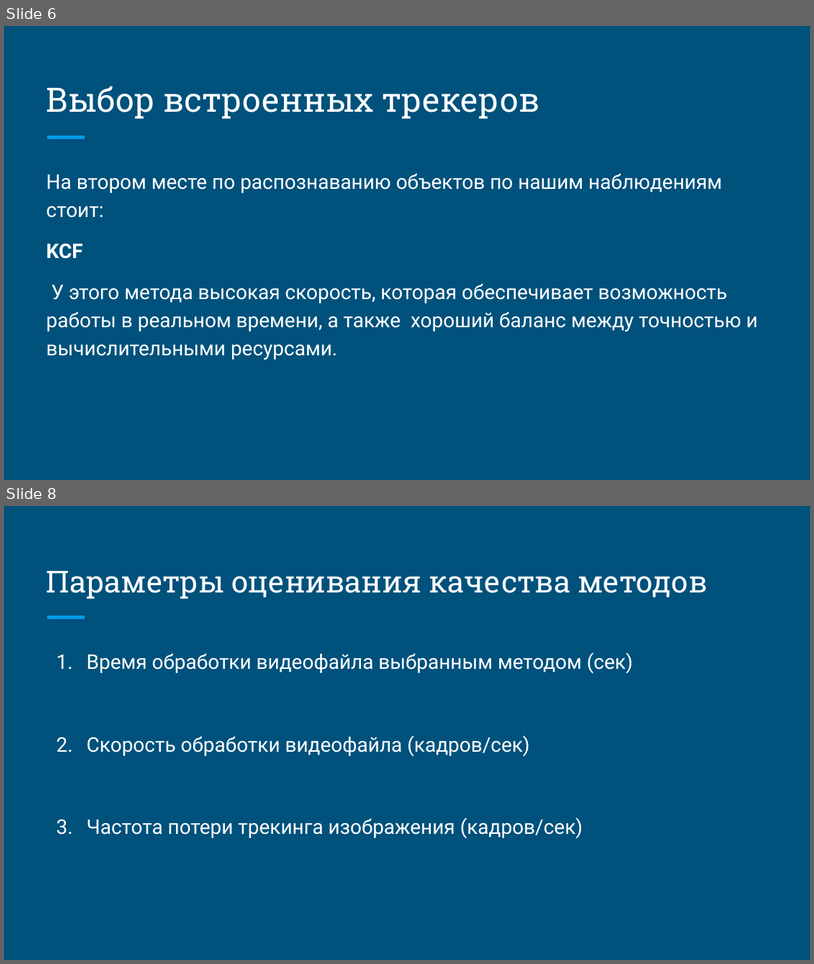
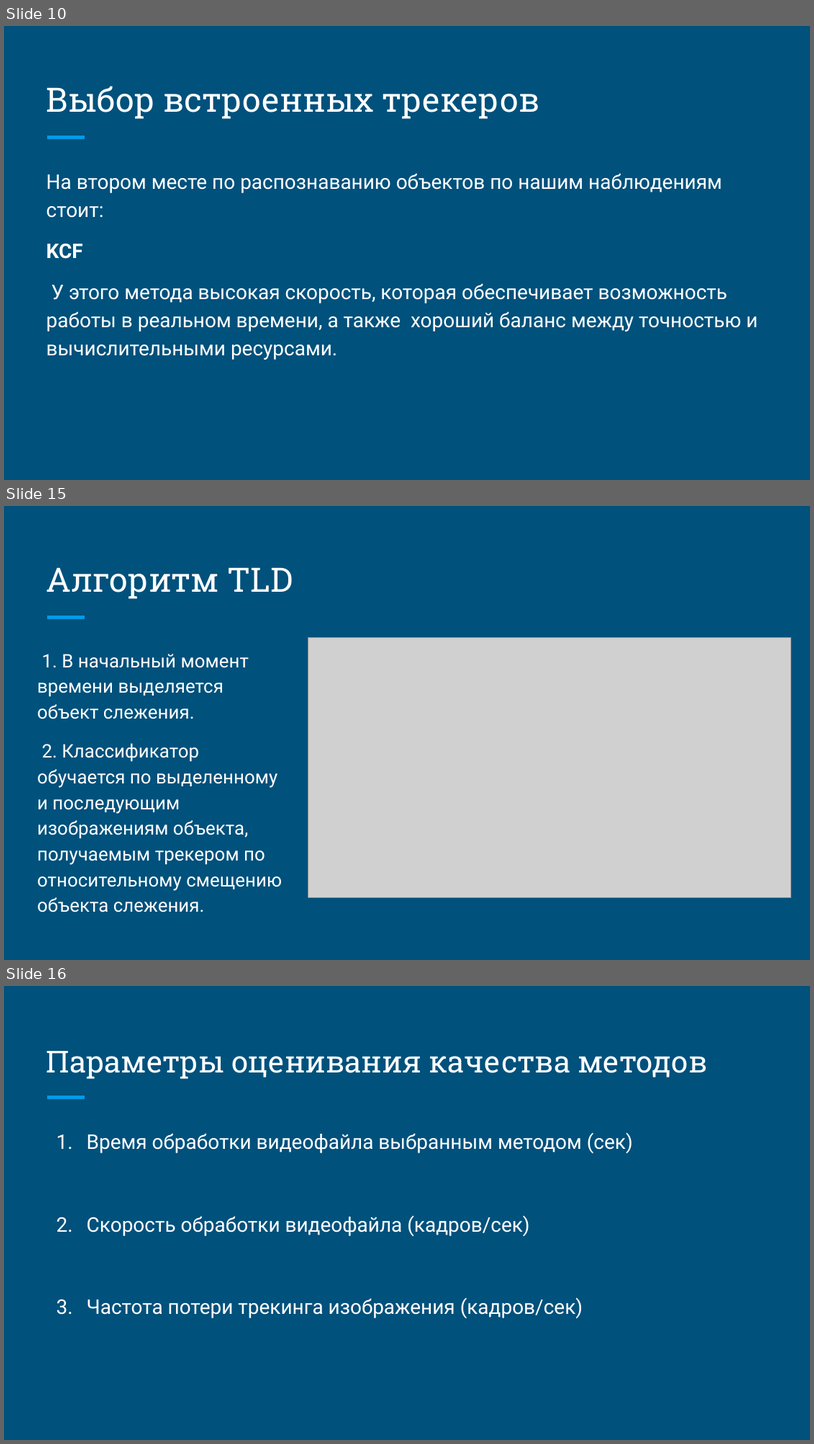
Before and after one commit to MilenNastya/Motion_Detection, a slide deck: Индивидуальное задание №1 Методы трекинга объекта.pptx. Shown one above the other, each under a label of ours: slides 6 and 8 before the commit, slides 10, 15 and 16 after it; the slides between them are not shown. The pictures are 814x964 and 814x1444 pixels, drawn with LibreOffice and Linux fonts; fonts in the diff are those of the drawing; grey boxes stand for pictures. Boxes give left, top, right and bottom in pixels: in the first picture for what was removed or moved away, otherwise in the second. Text is boxed around its words. In the diff, an @@ line names an element or a change of style, - is before the commit and + after.

```diff
--- a/Индивидуальное задание №1 Методы трекинга объекта.pptx
+++ b/Индивидуальное задание №1 Методы трекинга объекта.pptx
@@ slide 15 added at (4,506,810,960), background #00517C; not listed: 1 template element that a slide beside it also shows @@
@@ title added at (46,567,293,599), 30 pt, text #FFFFFF @@
+Алгоритм TLD
@@ text added at (37,654,282,912), 16.6 pt, text #FFFFFF @@
+1. В начальный момент времени выделяется объект слежения.
+2. Классификатор обучается по выделенному и последующим изображениям объекта, получаемым трекером по относительному смещению объекта слежения.
@@ picture added at (308,638,791,898) @@
@@ what was slide 6 is now slide 10 @@
@@ what was slide 8 is now slide 16 @@
```
Also in this commit, not shown: 2 slides changed, 9 other slides added.
